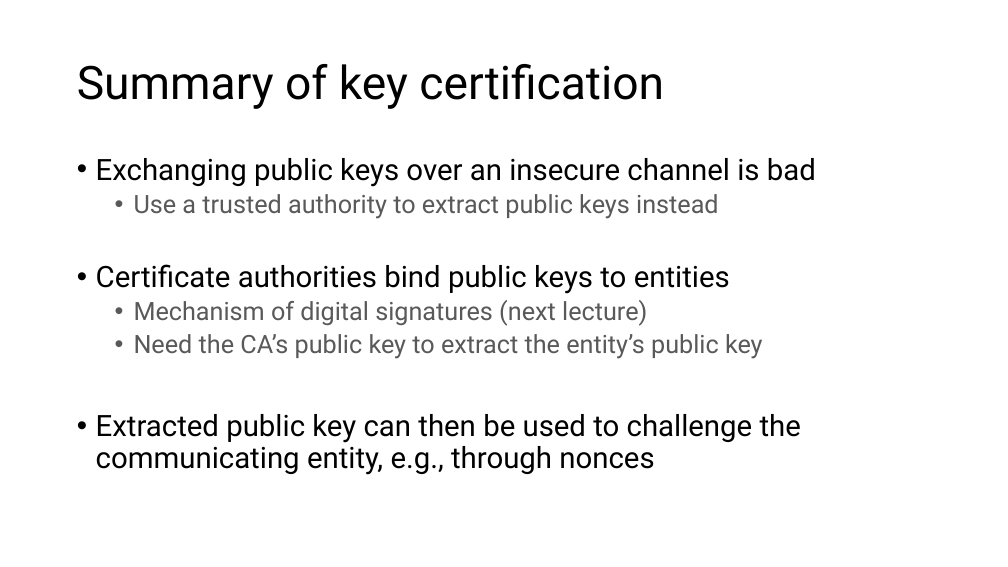
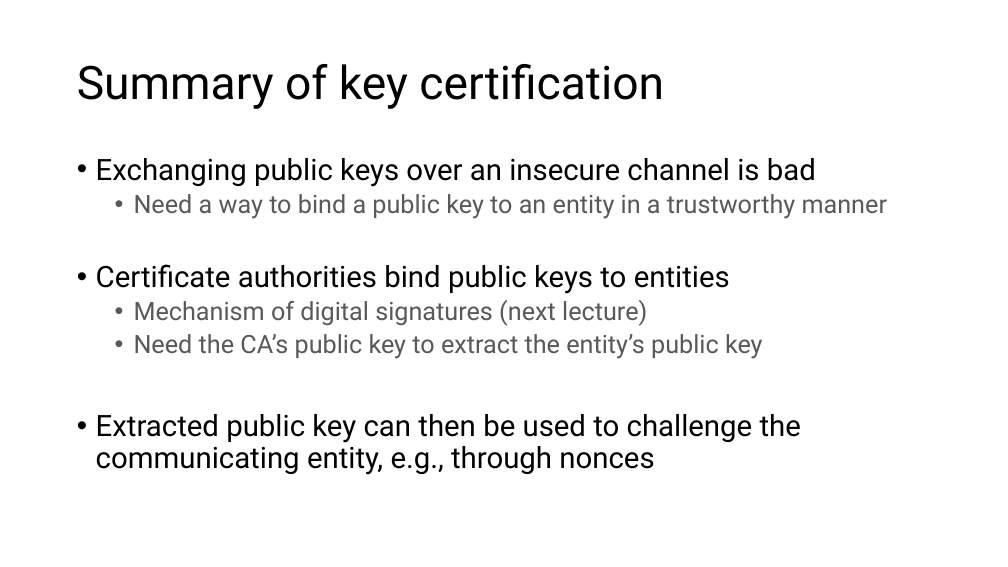
Before and after one commit to ngsrinivas/coursegen, a slide deck: slide 37 of ex/352-S21/staging/352-S21/lectures/security-public-key-crypto.pptx. Drawn at 1008x567 pixels with LibreOffice and Linux fonts; fonts in the diff are those of the drawing. Boxes give left, top, right and bottom in pixels: in the first picture for what was removed or moved away, otherwise in the second. Text is boxed around its words. In the diff, an @@ line names an element or a change of style, - is before the commit and + after.

Commit message:
Modified public key crypto lectures

```diff
--- a/ex/352-S21/staging/352-S21/lectures/security-public-key-crypto.pptx
+++ b/ex/352-S21/staging/352-S21/lectures/security-public-key-crypto.pptx
@@ text at (134, 194, 887, 219): text changed @@
-  • Use a trusted authority to extract public keys instead
+  • Need a way to bind a public key to an entity in a trustworthy manner
```
Also in this commit, not shown: 4 other slides changed, 2 other files.
